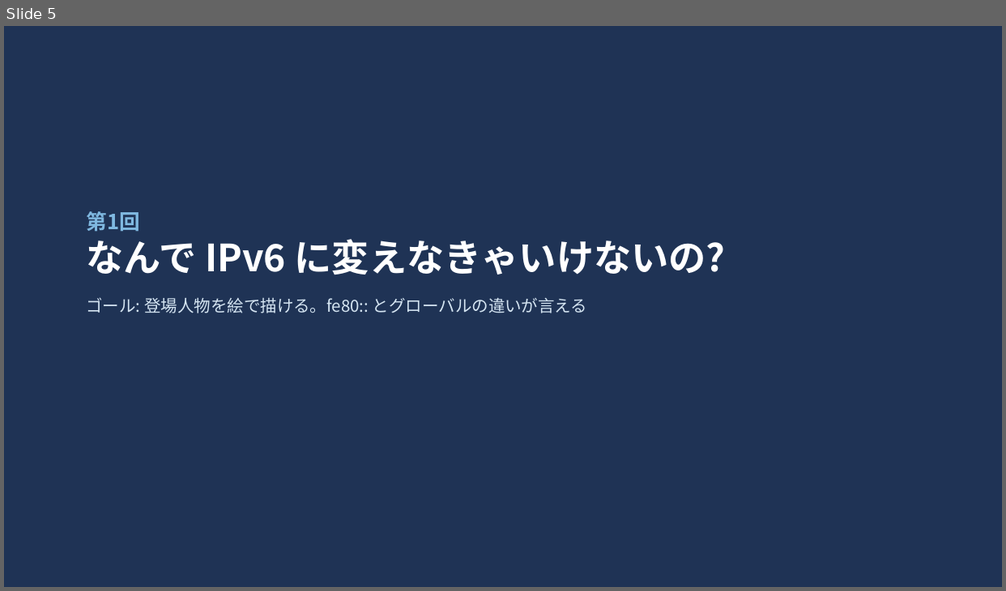
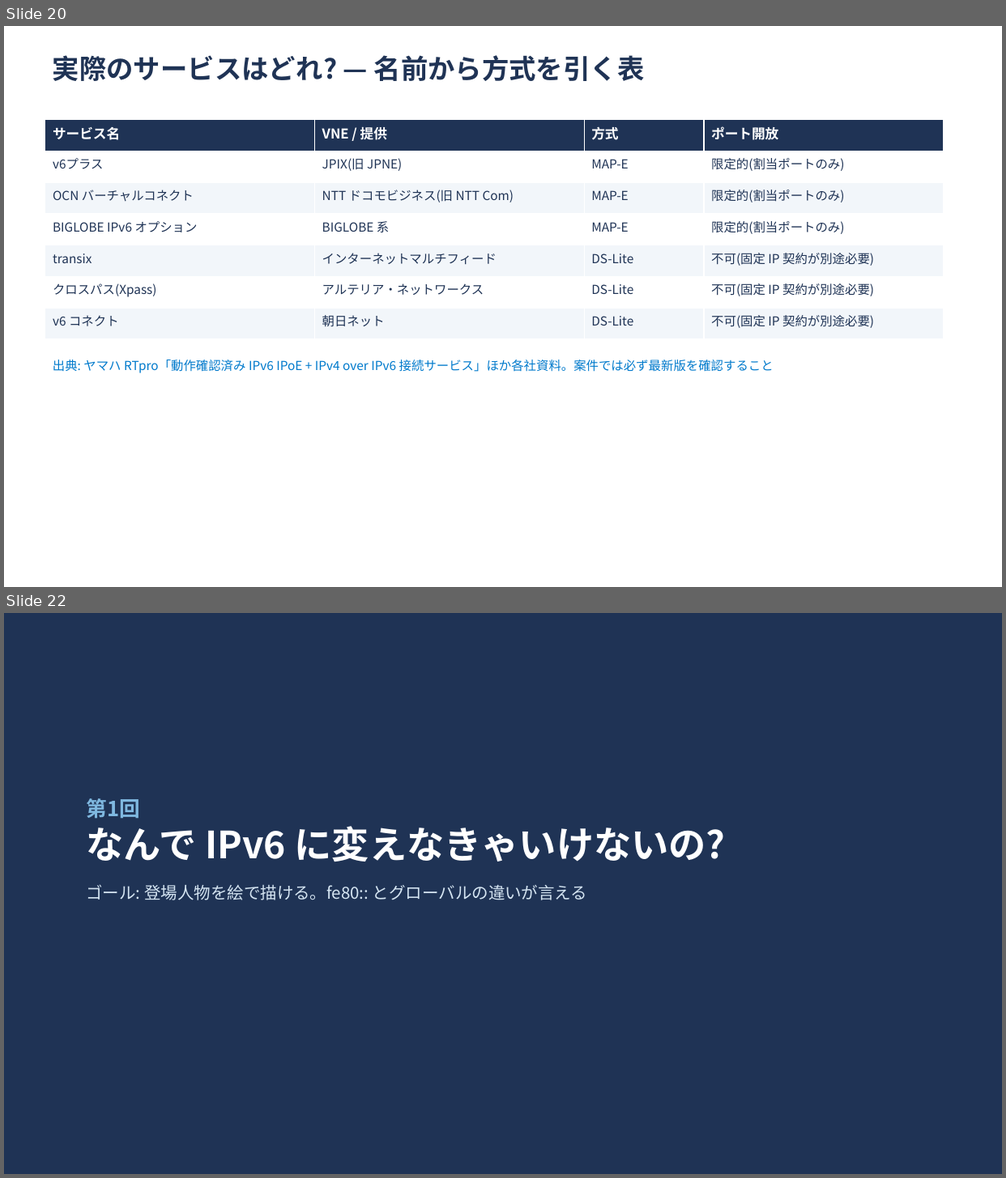
Before and after one commit to ginchankawaii/claude-code-book-template, a slide deck: docs/ipoe-lab/slides/toranomaki.pptx. Shown one above the other, each under a label of ours: slide 5 before the commit, slides 20 and 22 after it; the slides between them are not shown. The pictures are 1006x591 and 1006x1178 pixels, drawn with LibreOffice and Linux fonts; fonts in the diff are those of the drawing. Boxes give left, top, right and bottom in pixels: in the first picture for what was removed or moved away, otherwise in the second. Text is boxed around its words. In the diff, an @@ line names an element or a change of style, - is before the commit and + after.

```diff
--- a/docs/ipoe-lab/slides/toranomaki.pptx
+++ b/docs/ipoe-lab/slides/toranomaki.pptx
@@ slide 20 added at <box>4,26,1002,587</box>, background #FFFFFF @@
@@ text added at <box>53,55,645,81</box>, 26 pt, text #1F3355, bold @@
+実際のサービスはどれ? — 名前から方式を引く表
@@ table added at <box>45,120,944,339</box>, 7 rows, 4 columns @@
+サービス名 | VNE / 提供 | 方式 | ポート開放
+v6プラス | JPIX(旧 JPNE) | MAP-E | 限定的(割当ポートのみ)
+OCN バーチャルコネクト | NTT ドコモビジネス(旧 NTT Com) | MAP-E | 限定的(割当ポートのみ)
+BIGLOBE IPv6 オプション | BIGLOBE 系 | MAP-E | 限定的(割当ポートのみ)
+transix | インターネットマルチフィード | DS-Lite | 不可(固定 IP 契約が別途必要)
+クロスパス(Xpass) | アルテリア・ネットワークス | DS-Lite | 不可(固定 IP 契約が別途必要)
+v6 コネクト | 朝日ネット | DS-Lite | 不可(固定 IP 契約が別途必要)
@@ text added at <box>53,360,774,373</box>, 12 pt, text #007ACC @@
+出典: ヤマハ RTpro「動作確認済み IPv6 IPoE + IPv4 over IPv6 接続サービス」ほか各社資料。案件では必ず最新版を確認すること
@@ what was slide 5 is now slide 22 @@
```
Also in this commit, not shown: 2 slides changed, 25 other slides added, 3 other files.
